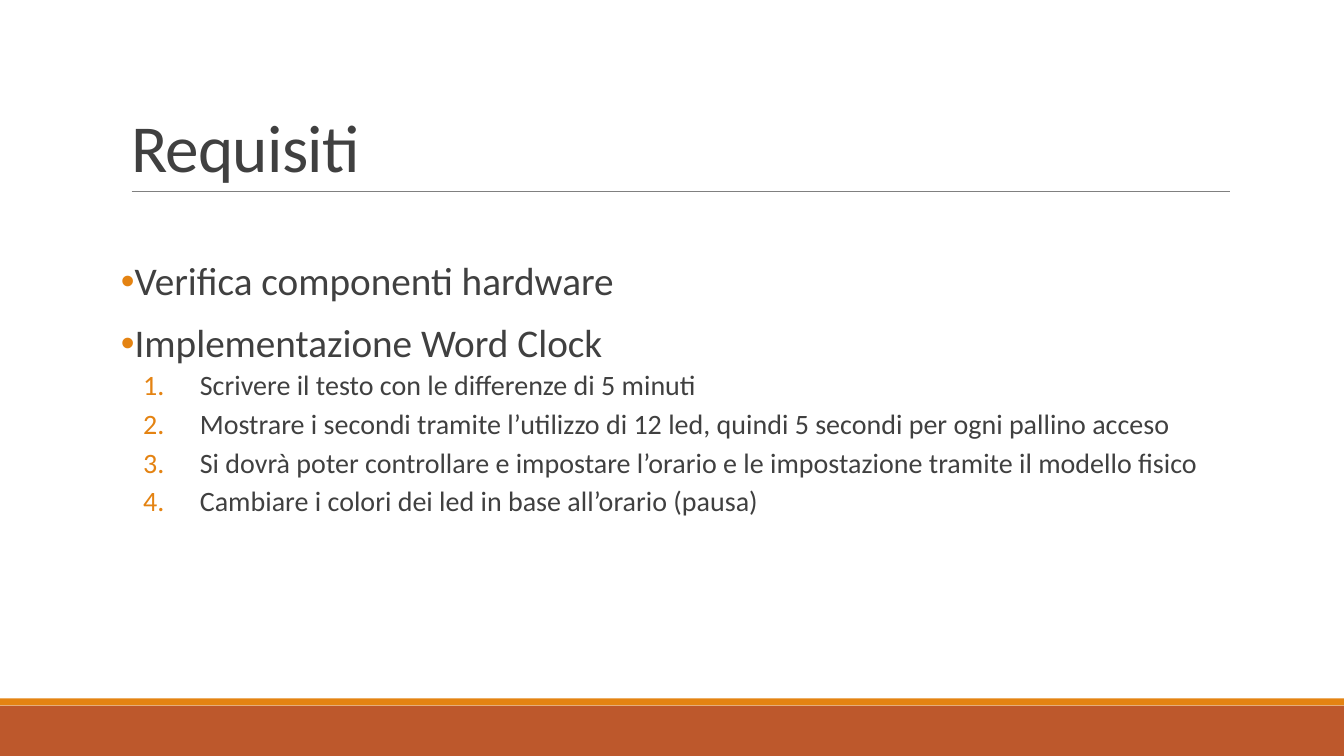
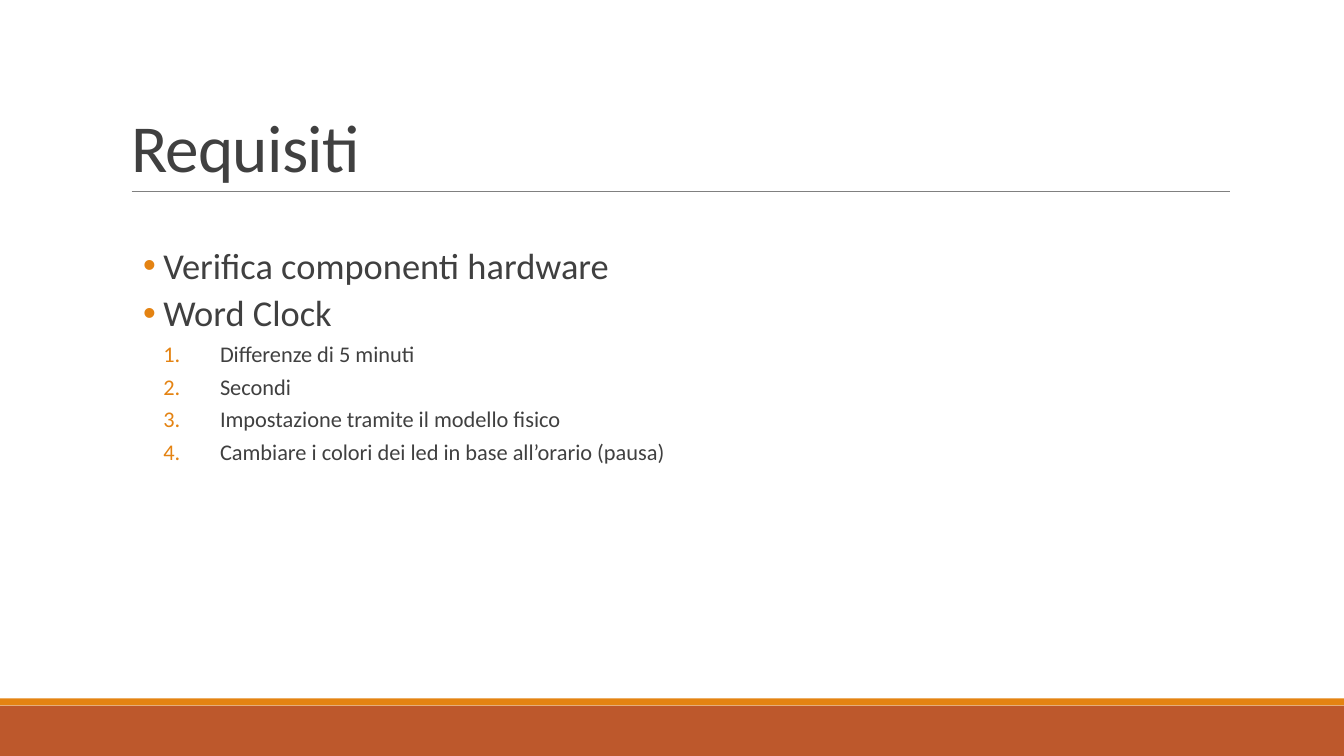
Before and after one commit to PaoloWeishaupt/Word-Clock, a slide deck: slide 4 of Presentazione/Presentazione_Word_Clock.pptx. Drawn at 1344x756 pixels with LibreOffice and Linux fonts; fonts in the diff are those of the drawing. Boxes give left, top, right and bottom in pixels: in the first picture for what was removed or moved away, otherwise in the second. Text is boxed around its words. In the diff, an @@ line names an element or a change of style, - is before the commit and + after.

Commit message:
fix presentazione

```diff
--- a/Presentazione/Presentazione_Word_Clock.pptx
+++ b/Presentazione/Presentazione_Word_Clock.pptx
@@ text at (x1=163, y1=253, x2=664, y2=464): size 28 to 26 pt in "Verifica componenti hardware"; size 20 to 16 pt in "Cambiare i colori dei led in base ..."; list level 1 to 2 in "Verifica componenti hardware"; list level 2 to 3 in "Cambiare i colori dei led ..." @@
@@ text at (x1=163, y1=300, x2=560, y2=431): text changed; size 20 to 16 pt @@
-• Implementazione Word Clock
-  1. Scrivere il testo con le differenze di 5 minuti
-  2. Mostrare i secondi tramite l’utilizzo di 12 led, quindi 5 secondi per ogni pallino acceso
-  3. Si dovrà poter controllare e impostare l’orario e le impostazione tramite il modello fisico
+  • Word Clock
+    1. Differenze di 5 minuti
+    2. Secondi
+    3. Impostazione tramite il modello fisico
```
Also in this commit, not shown: 4 other slides changed.
